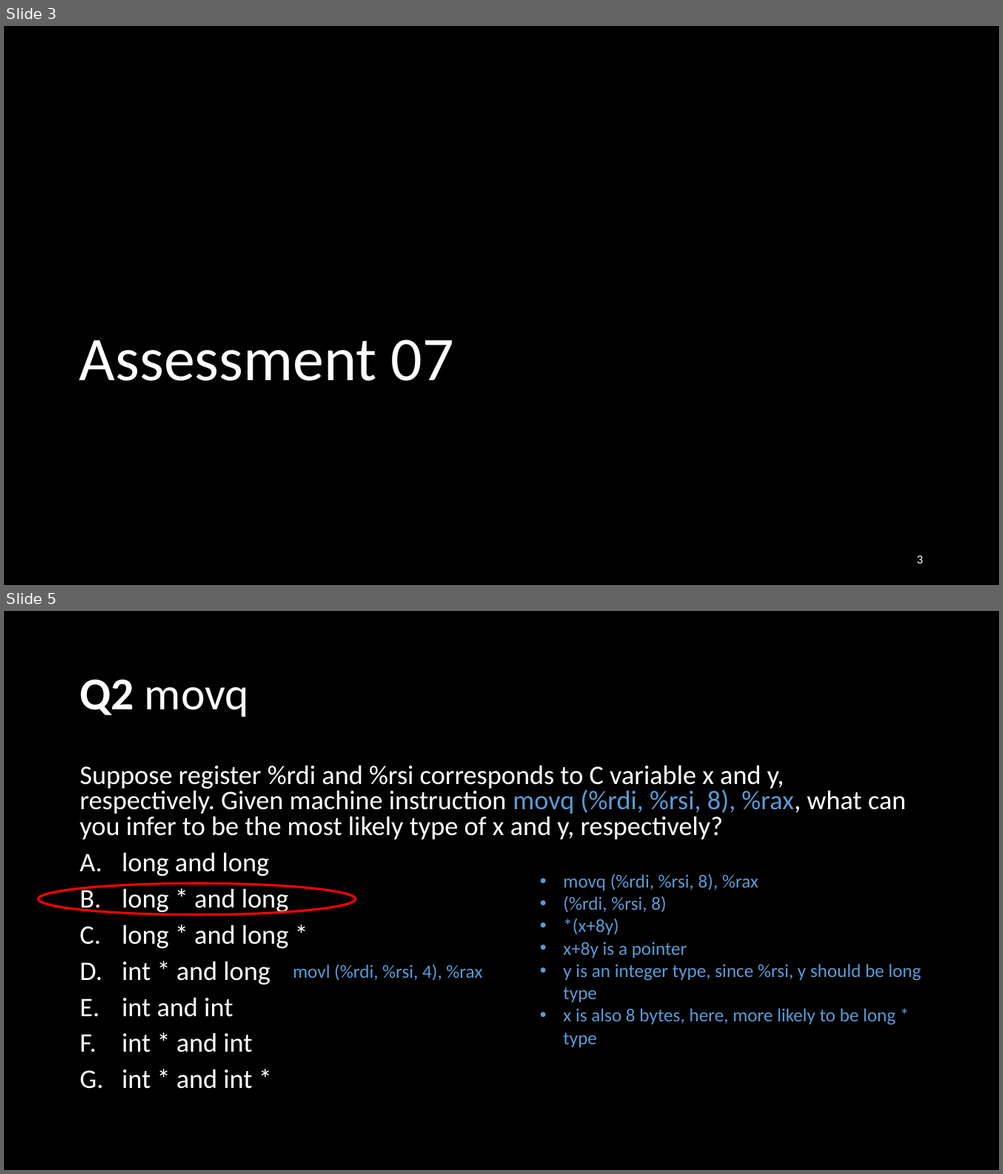
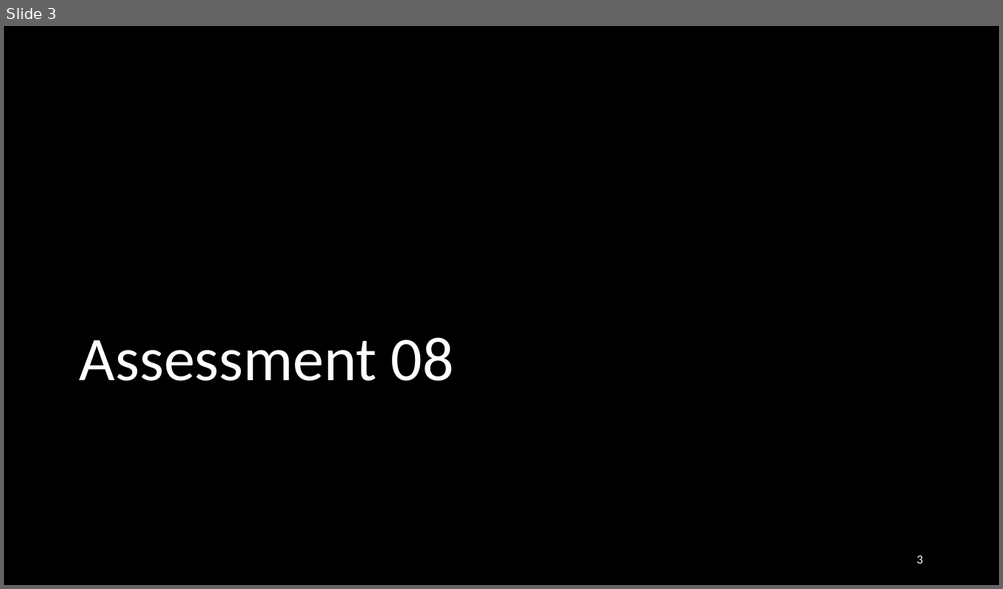
Before and after one commit to NYU-CSO/nyu-cso.github.io, a slide deck: rec-notes/r09.pptx. Shown one above the other, each under a label of ours: slides 3 and 5 before the commit, slide 3 after it; the slides between them are not shown. The pictures are 1003x1174 and 1003x589 pixels, drawn with LibreOffice and Linux fonts; fonts in the diff are those of the drawing. Boxes give left, top, right and bottom in pixels: in the first picture for what was removed or moved away, otherwise in the second. Text is boxed around its words. In the diff, an @@ line names an element or a change of style, - is before the commit and + after.

```diff
--- a/rec-notes/r09.pptx
+++ b/rec-notes/r09.pptx
@@ slide 5 removed at (x1=4, y1=611, x2=999, y2=1170), background #000000 @@
@@ title removed at (x1=79, y1=679, x2=249, y2=717) @@
-Q2 movq
@@ text removed at (x1=79, y1=765, x2=905, y2=1089) @@
-Suppose register %rdi and %rsi corresponds to C variable x and y, respectively. Given machine instruction movq (%rdi, %rsi, 8), %rax, what can you infer to be the most likely type of x and y, respectively?
-A. long and long
-B. long * and long
-C. long * and long *
-D. int * and long
-E. int and int
-F. int * and int
-G. int * and int *
@@ text removed at (x1=563, y1=874, x2=921, y2=1048) @@
-• movq (%rdi, %rsi, 8), %rax
-• (%rdi, %rsi, 8)
-• *(x+8y)
-• x+8y is a pointer
-• y is an integer type, since %rsi, y should be long type
-• x is also 8 bytes, here, more likely to be long * type
@@ ellipse removed at (x1=38, y1=883, x2=356, y2=914) @@
@@ text removed at (x1=293, y1=965, x2=482, y2=981) @@
-movl (%rdi, %rsi, 4), %rax
@@ slide 3 changed as well @@
@@ title at (x1=79, y1=338, x2=454, y2=381): text changed @@
-Assessment 07
+Assessment 08
```
Also in this commit, not shown: 6 other slides changed, 40 slides added, 22 other slides removed, 1 other file.
